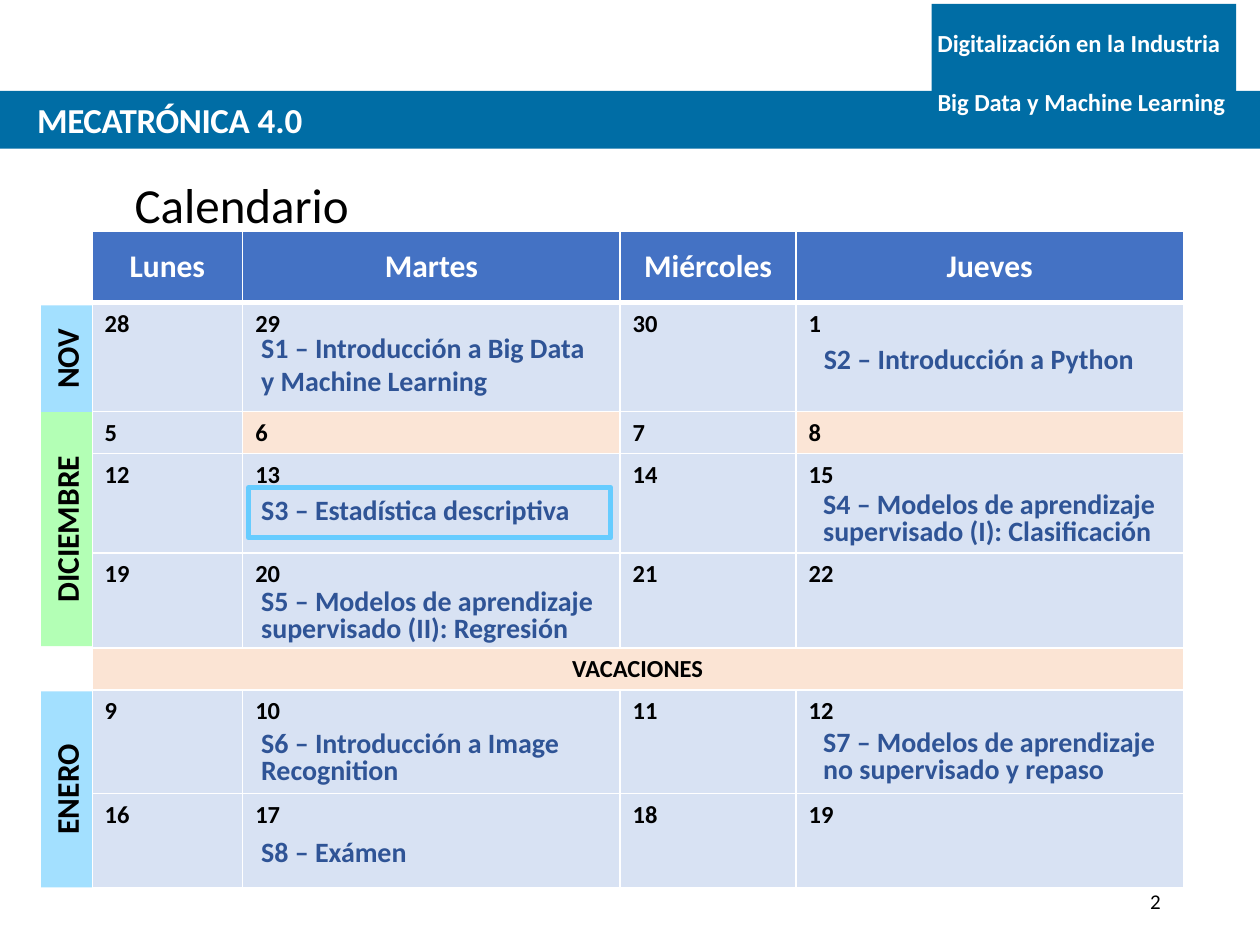
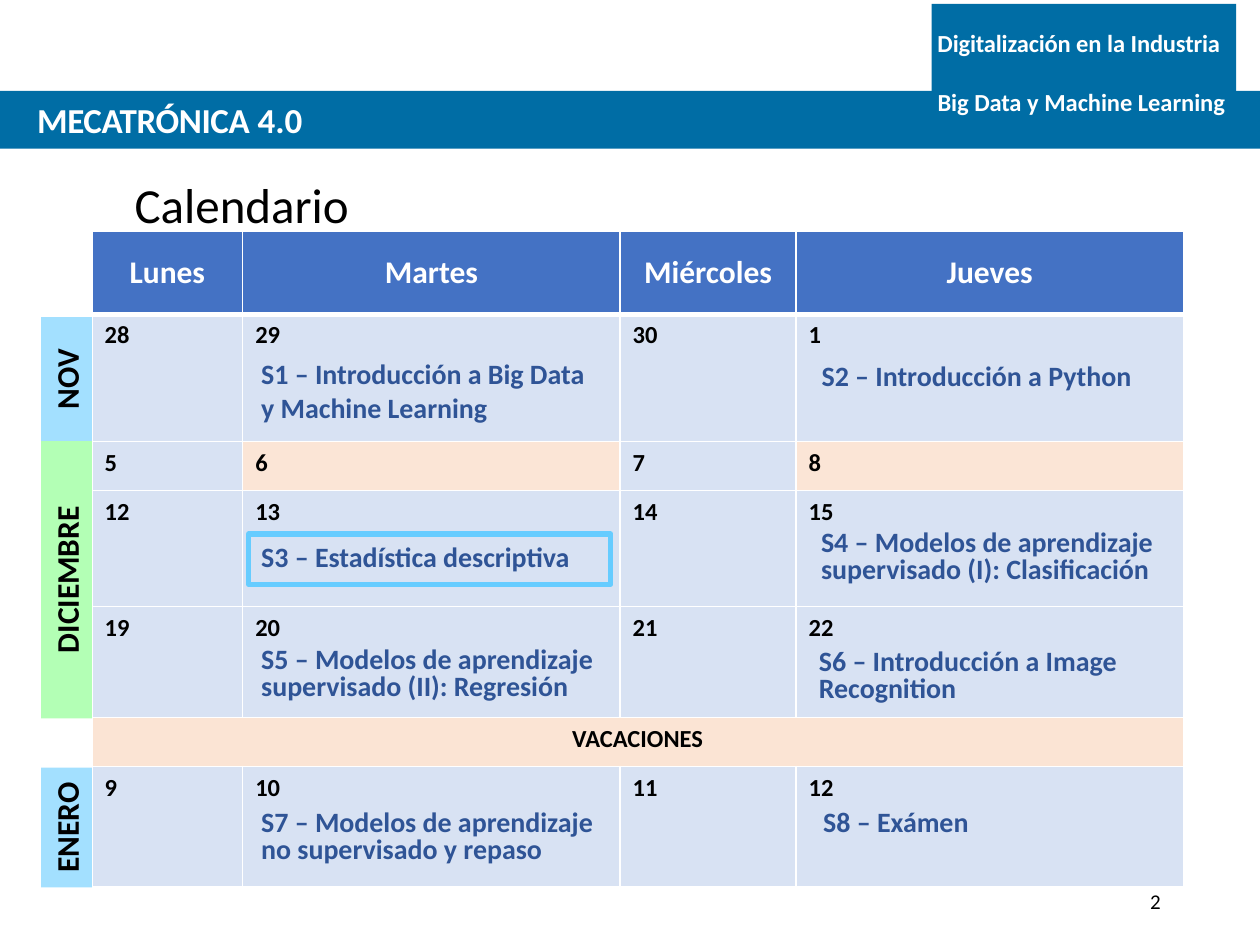
Before and after one commit to marcjene/Mecatronica4.0, a slide deck: slide 2 of S3 Estadistica descriptiva/Slides/S3_analisis_exploratorio_datos.pptx. Drawn at 1260x945 pixels with LibreOffice and Linux fonts; fonts in the diff are those of the drawing; background and template pictures are left out. Boxes give left, top, right and bottom in pixels: in the first picture for what was removed or moved away, otherwise in the second. Text is boxed around its words. In the diff, an @@ line names an element or a change of style, - is before the commit and + after.

```diff
--- a/S3 Estadistica descriptiva/Slides/S3_analisis_exploratorio_datos.pptx
+++ b/S3 Estadistica descriptiva/Slides/S3_analisis_exploratorio_datos.pptx
@@ table at [92,231,1184,887] @@
-row 8: 16 | 17 | 18 | 19
@@ rectangle "NOV": place and size @@
-rectangle "NOV" at [41,306,91,413]
+rectangle "NOV" at [42,318,92,441]
@@ text "S1 – Introducción a Big ...": place and size @@
-text "S1 – Introducción a Big ..." at [261,338,584,396]
+text "S1 – Introducción a Big ..." at [261,364,584,423]
@@ text "S2 – Introducción a Python": place and size @@
-text "S2 – Introducción a Python" at [824,349,1134,374]
+text "S2 – Introducción a Python" at [822,366,1131,391]
@@ rectangle "DICIEMBRE": place and size @@
-rectangle "DICIEMBRE" at [42,412,92,646]
+rectangle "DICIEMBRE" at [42,441,92,718]
@@ rectangle "S3 – Estadística descriptiva": place and size @@
-rectangle "S3 – Estadística descriptiva" at [248,488,610,538]
+rectangle "S3 – Estadística descriptiva" at [248,534,610,585]
@@ text "S4 – Modelos de aprendizaje": place and size @@
-text "S4 – Modelos de aprendizaje" at [823,494,1155,546]
+text "S4 – Modelos de aprendizaje" at [821,532,1153,584]
@@ text "S5 – Modelos de aprendizaje": place and size @@
-text "S5 – Modelos de aprendizaje" at [261,591,593,643]
+text "S5 – Modelos de aprendizaje" at [261,649,593,701]
@@ text "S6 – Introducción a Image ...": place and size @@
-text "S6 – Introducción a Image ..." at [261,733,559,785]
+text "S6 – Introducción a Image ..." at [819,651,1117,703]
@@ rectangle "ENERO": place and size @@
-rectangle "ENERO" at [42,690,92,887]
+rectangle "ENERO" at [41,768,91,888]
@@ text "S7 – Modelos de aprendizaje ...": place and size @@
-text "S7 – Modelos de aprendizaje ..." at [823,732,1155,784]
+text "S7 – Modelos de aprendizaje ..." at [261,812,593,864]
@@ text "S8 – Exámen": place and size @@
-text "S8 – Exámen" at [261,842,407,862]
+text "S8 – Exámen" at [823,812,969,832]
```
Also in this commit, not shown: 1 other slide changed, 3 slides added, 1 slide removed, 3 other files.
